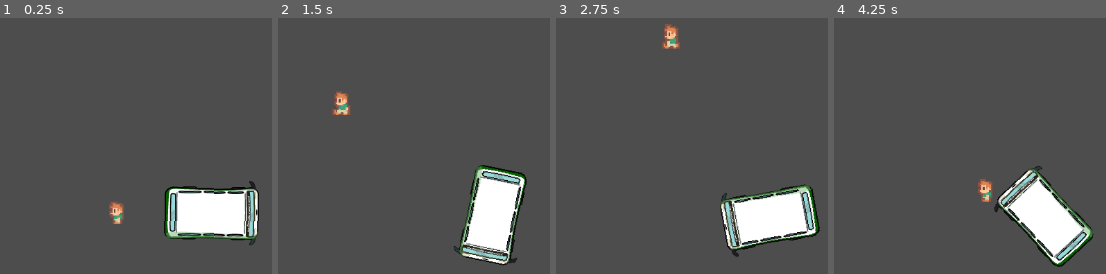
Above: before the commit, frames 1-4 (left to right).
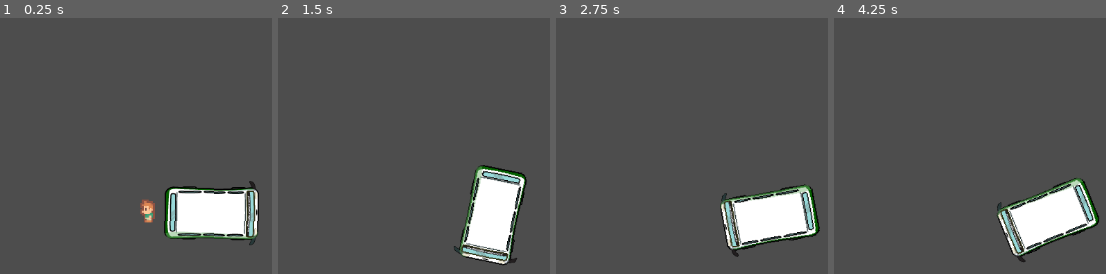
Above: after the commit, the same moments.

Repository: ParanyuLion/ArtyCoding
Game: Godot game, scene res://scene/main.tscn
The game is run twice, just before and just after one commit, with the same random seed, the same clock (stepped at 60 frames per second) and the same inputs.
Inputs:
- Up to frame 1 (0.25 s): no input
- Up to frame 2 (1.5 s): tap Enter at 0.5 s; hold D (right) 0.53-1.28 s; hold W (foward) 0.53-1.28 s; hold S (backward) from 1.28 s (still down); tap W (foward) at 1.35 s
- Up to frame 3 (2.75 s): tap Space at 2 s; release S (backward) at 2.03 s; hold D (right) from 2.03 s (still down); hold W (foward) from 2.03 s (still down)
- Up to frame 4 (4.25 s): release W (foward) at 2.78 s; tap W (foward) at 2.85 s; release D (right) at 3.53 s; hold A (left) from 3.53 s (still down); hold W (foward) from 3.53 s (still down)

The runs differ from the first frame. In frame 1, 0.8% of the frame differs, in the area x 40-57%, y 70-81%; in frame 2, 0.5%; in frame 3, 0.5%; in frame 4, 7.6%, in the area x 52-98%, y 57-98%.

Commit message:
dek not gay

Diff:
--- a/scripts/dek_ku.gd
+++ b/scripts/dek_ku.gd
@@ -1,36 +1,38 @@
 extends CharacterBody2D
 
-@export var speed := 100.0
-@export var bus_stop_path: NodePath  # ตั้งค่าใน Inspector ให้ชี้ไปที่ BusStop
+@onready var bus_stop = get_node("../Bus_stop")  # Absolute path
+@export var target_position: Vector2  # ตำแหน่งที่ DekKu จะเดินไป (เช่น หน้ารถ)
+@onready var talai_bus = get_node("/root/main/TalaiBus")
 
-var target_position: Vector2
+
 var walking := false
-var bus_stop = null
+var speed := 100
+#var velocity := Vector2.ZERO
 
 func _ready():
-	if bus_stop_path:
-		bus_stop = get_node(bus_stop_path)
-		if bus_stop:
-			bus_stop.connect("bus_arrived", _on_bus_arrived)
-			print("✅ DekKu: เชื่อม signal สำเร็จ")
-		else:
-			print("❌ DekKu: หา Node จาก path ไม่เจอ")
+	if bus_stop:
+		var is_here = bus_stop.connect("bus_arrived", self._on_bus_arrived)
+		print(is_here)
+		print("👦 DekKu พร้อมรับ signal แล้ว")
 	else:
-		print("❌ DekKu: ยังไม่ได้กำหนด bus_stop_path")
+		print("❌ DekKu ยังไม่ได้เชื่อม bus_stop ใน Inspector")
 
-func _on_bus_arrived(bus_position: Vector2):
-	print("👦 DekKu: ได้รับ signal แล้ว ตำแหน่งปลายทาง:", bus_position)
-	target_position = bus_position
+func _on_bus_arrived():
+	print("👦 DekKu: ได้รับ signal แล้ว! เริ่มเดินไปที่รถ")
 	walking = true
 
 func _physics_process(delta):
 	if walking:
-		var direction = (target_position - global_position).normalized()
+		var collision = move_and_collide(velocity*delta)
+		var bus_pos = talai_bus.global_position  # อัปเดตทุกเฟรม
+		var direction = (bus_pos - global_position).normalized()
 		velocity = direction * speed
 		move_and_slide()
 
-		if global_position.distance_to(target_position) < 10:
-			print("✅ DekKu: ขึ้นรถแล้ว")
-			walking = false
-			velocity = Vector2.ZERO
-			queue_free()
+		if collision:
+			var collider = collision.get_collider()
+			if collider is CharacterBody2D:
+				print("✅ DekKu: ถึงรถแล้ว")
+				walking = false
+				velocity = Vector2.ZERO
+				queue_free()
